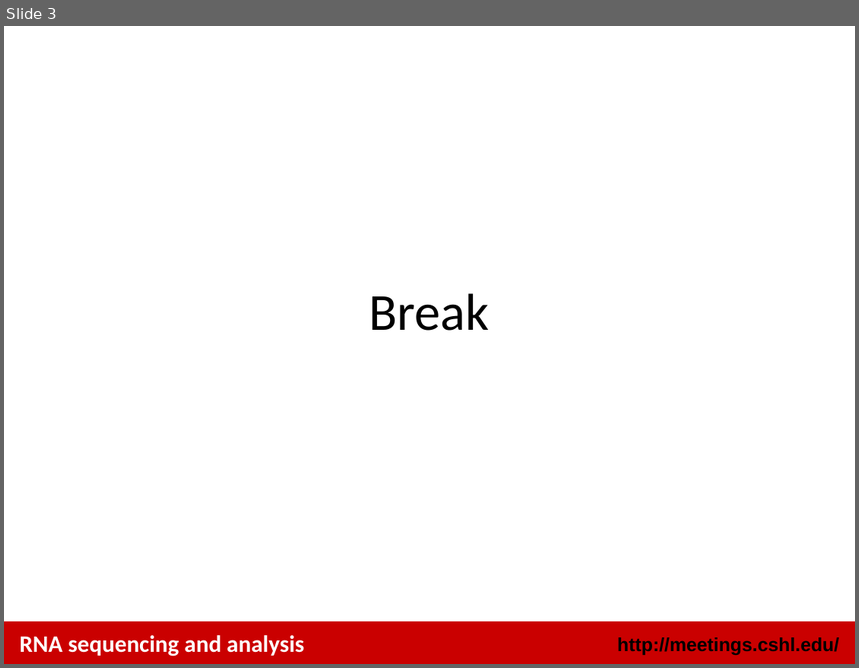
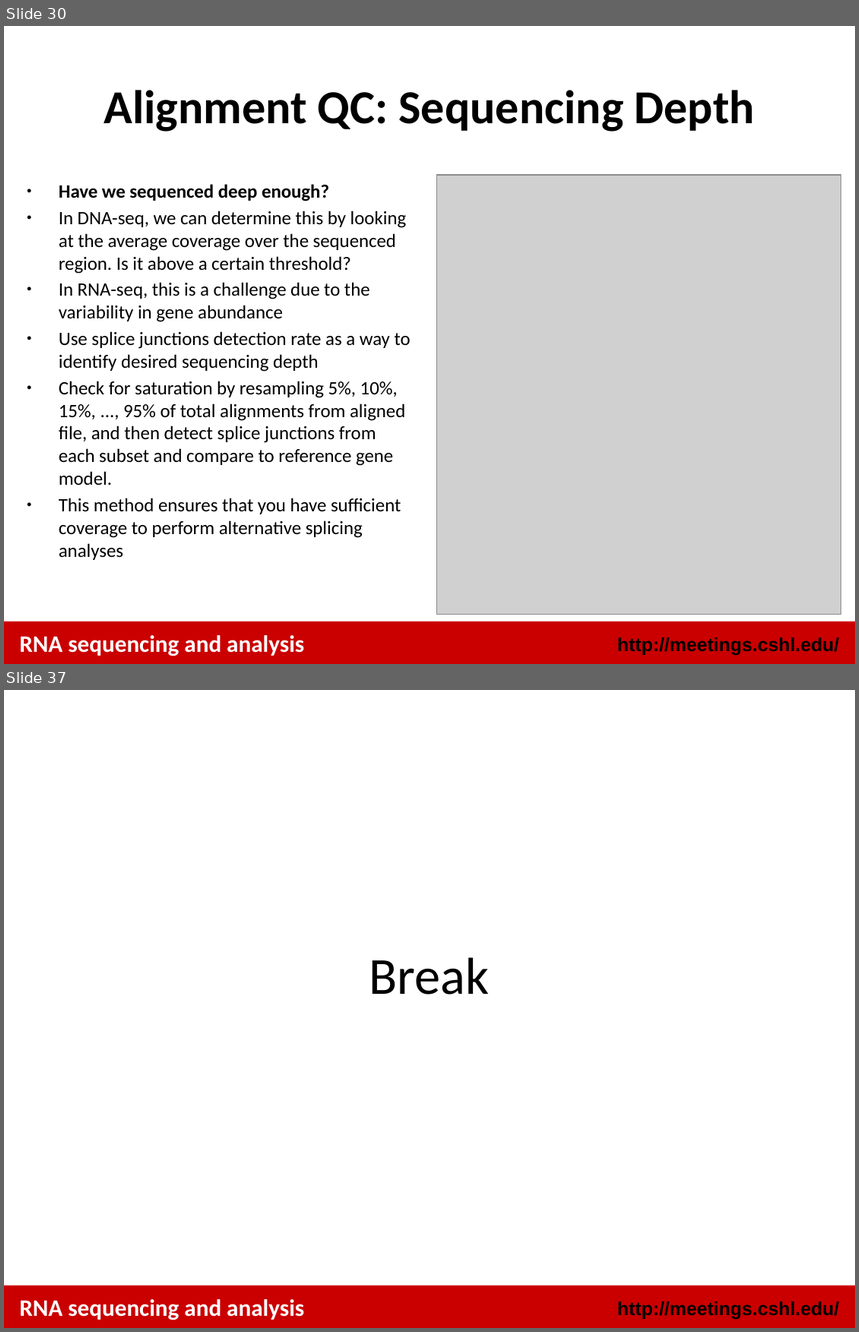
Before and after one commit to griffithlab/rnaseq_tutorial_wiki, a slide deck: LectureFiles/cshl/2016/RNASeq_Module2_Lecture.pptx. Shown one above the other, each under a label of ours: slide 3 before the commit, slides 30 and 37 after it; the slides between them are not shown. The pictures are 859x668 and 859x1332 pixels, drawn with LibreOffice and Linux fonts; fonts in the diff are those of the drawing; grey boxes stand for pictures. Boxes give left, top, right and bottom in pixels: in the first picture for what was removed or moved away, otherwise in the second. Text is boxed around its words. In the diff, an @@ line names an element or a change of style, - is before the commit and + after.

```diff
--- a/LectureFiles/cshl/2016/RNASeq_Module2_Lecture.pptx
+++ b/LectureFiles/cshl/2016/RNASeq_Module2_Lecture.pptx
@@ slide 30 added at bbox=[4, 26, 855, 664], background #FFFFFF; not listed: 3 template elements that a slide beside it also shows @@
@@ title added at bbox=[104, 90, 755, 132], 40 pt, text #000000, bold @@
+Alignment QC: Sequencing Depth
@@ text added at bbox=[59, 184, 411, 560], 16 pt, text #000000 @@
+● Have we sequenced deep enough?
+● In DNA-seq, we can determine this by looking at the average coverage over the sequenced region. Is it above a certain threshold?
+● In RNA-seq, this is a challenge due to the variability in gene abundance
+● Use splice junctions detection rate as a way to identify desired sequencing depth
+● Check for saturation by resampling 5%, 10%, 15%, ..., 95% of total alignments from aligned file, and then detect splice junctions from each subset and compare to reference gene model.
+● This method ensures that you have sufficient coverage to perform alternative splicing analyses
@@ picture added at bbox=[436, 175, 841, 615] @@
@@ what was slide 3 is now slide 37 @@
```
Also in this commit, not shown: 1 slide changed, 33 other slides added, 3 other files.
